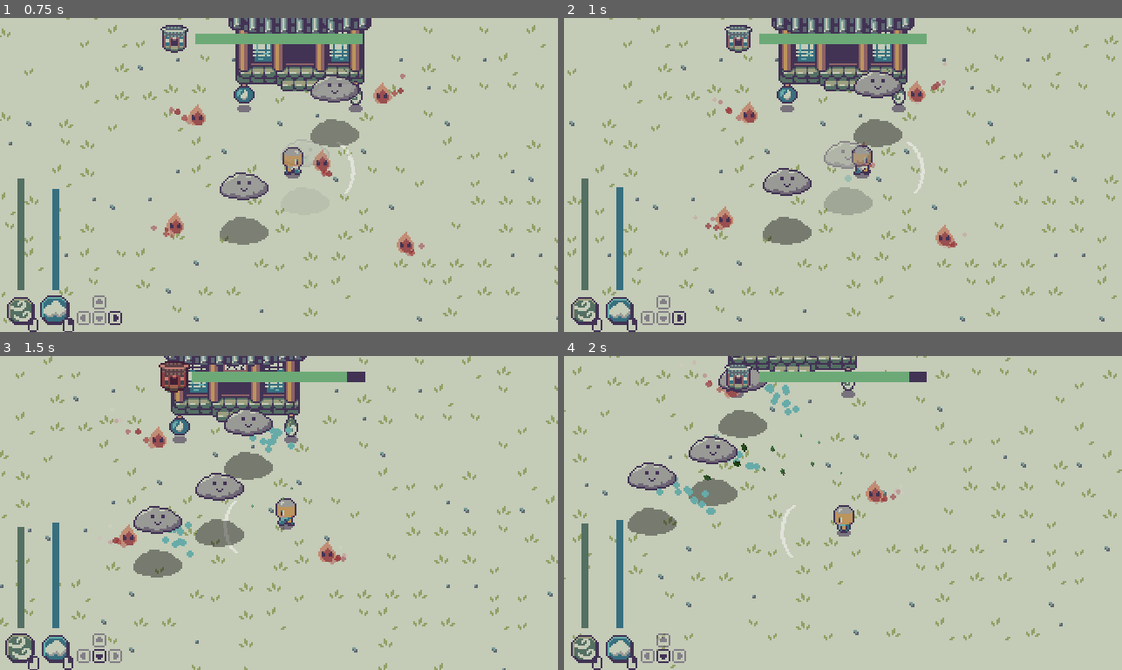
Above: before the commit, frames 1-4 (two rows, left to right).
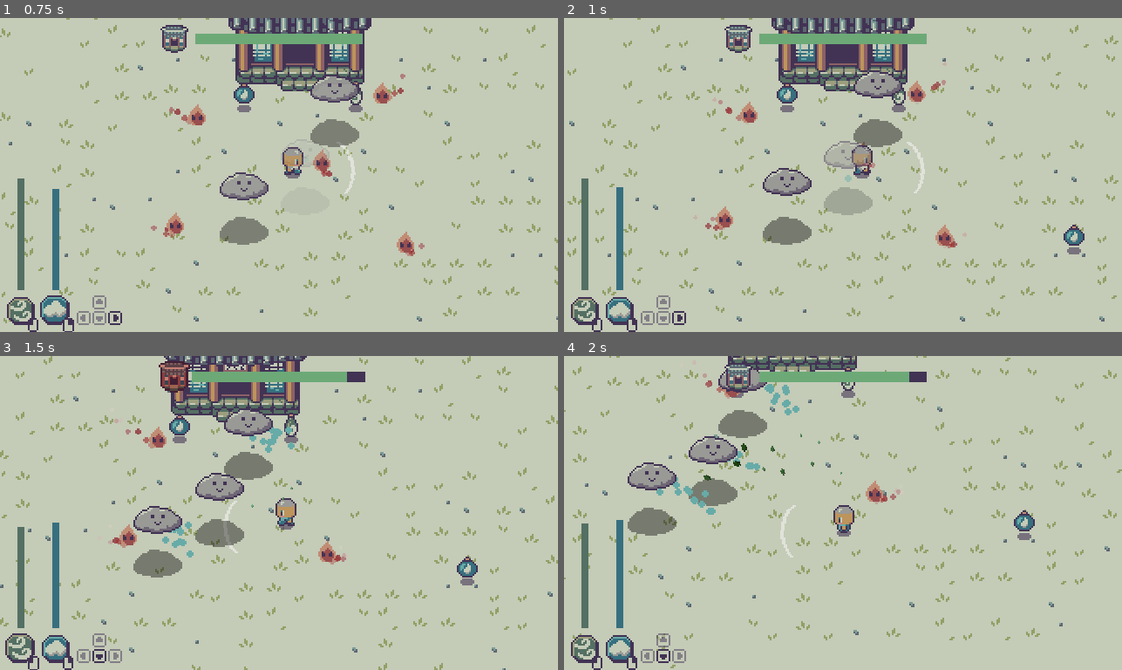
Above: after the commit, the same moments.

Repository: Boyquotes/cloud-keeper
Game: Godot game, scene res://Main.tscn
Two runs of this game, one before a commit and one after it. Both use one fixed random seed, a clock stepped at 60 frames per second and the inputs below.
Inputs (mouse positions are in pixels of both pictures, inside the frame that each line leads up to):
- Up to frame 1 (0.75 s): move the mouse to (401, 159) at 0.52 s; hold D (move_right) from 0.53 s (still down); tap Space (spawn_cloud) at 0.6 s
- Up to frame 2 (1 s): keep holding D (move_right)
- Up to frame 3 (1.5 s): move the mouse to (167, 528) at 1.27 s; release D (move_right) at 1.28 s; hold S (move_down) from 1.28 s (still down); click (167, 528) at 1.35 s
- Up to frame 4 (2 s): keep holding S (move_down)

Frame 1 is identical in both runs. In frame 2, 0.2% of the frame differs, in the area x 89-94%, y 65-76%; in frame 3, 0.2%; in frame 4, 0.2%.

Commit message:
Added item spawner

Diff:
--- a/src/global/Constants.gd
+++ b/src/global/Constants.gd
@@ -1,16 +1,4 @@
 extends Node
 
-
-# Declare member variables here. Examples:
-# var a: int = 2
-# var b: String = "text"
-
-
-# Called when the node enters the scene tree for the first time.
-func _ready() -> void:
-	pass # Replace with function body.
-
-
-# Called every frame. 'delta' is the elapsed time since the previous frame.
-#func _process(delta: float) -> void:
-#	pass
+var WIND_POTION = 1
+var CLOUD_POTION = 2
--- /dev/null
+++ b/src/scenes/world/ItemSpawner.gd
@@ -0,0 +1,28 @@
+extends Polygon2D
+
+signal item_spawn_triggered(item_position, item_type)
+
+export(float) var spawn_wait_time = 10.0
+export(int) var max_items_spawned = 4
+var rng = RandomNumberGenerator.new()
+var possible_item_types = [Constants.WIND_POTION, Constants.CLOUD_POTION]
+
+func _ready() -> void:
+	randomize()
+	$Timer.wait_time = spawn_wait_time
+
+func get_random_position() -> Vector2:
+	if polygon.size() < 4:
+		return Vector2.ZERO
+	var rand_x = rng.randf_range(polygon[0].x, polygon[1].x)
+	var rand_y = rng.randf_range(polygon[0].y, polygon[3].y)
+	return Vector2(rand_x, rand_y)
+
+func get_random_item_type() -> int:
+	var rand_i = rng.randi_range(0, possible_item_types.size() - 1)
+	return possible_item_types[rand_i]
+
+func _on_Timer_timeout() -> void:
+	var items = get_tree().get_nodes_in_group("item")
+	if items.size() < max_items_spawned:
+		emit_signal("item_spawn_triggered", get_random_position(), get_random_item_type())
--- /dev/null
+++ b/src/scenes/world/ItemSpawner.tscn
@@ -0,0 +1,13 @@
+[gd_scene load_steps=2 format=2]
+
+[ext_resource path="res://scenes/world/ItemSpawner.gd" type="Script" id=1]
+
+[node name="ItemSpawner" type="Polygon2D"]
+color = Color( 1, 1, 1, 0 )
+polygon = PoolVector2Array( 0, 64, 320, 64, 320, 192, 0, 192 )
+script = ExtResource( 1 )
+
+[node name="Timer" type="Timer" parent="."]
+autostart = true
+
+[connection signal="timeout" from="Timer" to="." method="_on_Timer_timeout"]
--- /dev/null
+++ b/src/scenes/world/Items.gd
@@ -0,0 +1,13 @@
+extends YSort
+
+var item_scenes = {
+	Constants.WIND_POTION: preload("res://scenes/items/WindPotion.tscn"),
+	Constants.CLOUD_POTION: preload("res://scenes/items/CloudPotion.tscn")
+}
+
+func _on_ItemSpawner_item_spawn_triggered(item_position, item_type) -> void:
+	if !item_scenes.has(item_type):
+		return
+	var new_item = item_scenes[item_type].instance()
+	new_item.global_position = item_position
+	add_child(new_item)
--- a/src/scenes/world/World.tscn
+++ b/src/scenes/world/World.tscn
@@ -11,6 +11,8 @@
 [ext_resource path="res://scenes/world/Enemies.gd" type="Script" id=9]
 [ext_resource path="res://scenes/items/CloudPotion.tscn" type="PackedScene" id=10]
 [ext_resource path="res://scenes/items/WindPotion.tscn" type="PackedScene" id=11]
+[ext_resource path="res://scenes/world/ItemSpawner.tscn" type="PackedScene" id=12]
+[ext_resource path="res://scenes/world/Items.gd" type="Script" id=13]
 
 [sub_resource type="TileSet" id=1]
 0/name = "grass"
@@ -71,6 +73,7 @@
 position = Vector2( 222, 49 )
 
 [node name="Items" type="YSort" parent="Ground"]
+script = ExtResource( 13 )
 
 [node name="WindPotion" parent="Ground/Items" instance=ExtResource( 11 )]
 position = Vector2( 192, 48 )
@@ -94,4 +97,9 @@
 
 [node name="EnemySpawner" parent="." instance=ExtResource( 8 )]
 
+[node name="ItemSpawner" parent="." instance=ExtResource( 12 )]
+spawn_wait_time = 6.0
+max_items_spawned = 6
+
 [connection signal="spawn_triggered" from="EnemySpawner" to="Ground/Enemies" method="_on_EnemySpawner_spawn_triggered"]
+[connection signal="item_spawn_triggered" from="ItemSpawner" to="Ground/Items" method="_on_ItemSpawner_item_spawn_triggered"]
--- a/src/ui/HUD.tscn
+++ b/src/ui/HUD.tscn
@@ -1,9 +1,10 @@
-[gd_scene load_steps=14 format=2]
+[gd_scene load_steps=15 format=2]
 
 [ext_resource path="res://ui/icons.png" type="Texture" id=1]
 [ext_resource path="res://ui/progress_bar.png" type="Texture" id=2]
 [ext_resource path="res://ui/HUD.gd" type="Script" id=3]
 [ext_resource path="res://scenes/world/Shrine.tscn" type="PackedScene" id=4]
+[ext_resource path="res://ui/theme.tres" type="Theme" id=5]
 
 [sub_resource type="Theme" id=1]
 
@@ -42,6 +43,7 @@
 [node name="HUD" type="MarginContainer"]
 anchor_right = 1.0
 anchor_bottom = 1.0
+theme = ExtResource( 5 )
 custom_constants/margin_right = 4
 custom_constants/margin_top = 4
 custom_constants/margin_left = 4
--- a/src/ui/UI.tscn
+++ b/src/ui/UI.tscn
@@ -10,4 +10,3 @@
 [node name="HUD" parent="." instance=ExtResource( 2 )]
 
 [node name="SettingsMenu" parent="." instance=ExtResource( 3 )]
-visible = false
--- a/src/ui/settings/SettingsMenu.gd
+++ b/src/ui/settings/SettingsMenu.gd
@@ -5,6 +5,7 @@
 onready var animation_player: AnimationPlayer = $"%AnimationPlayer"
 
 func _ready():
+	hide()
 	refresh()
 
 func _process(delta: float) -> void:
--- a/src/ui/settings/SettingsMenu.tscn
+++ b/src/ui/settings/SettingsMenu.tscn
@@ -1,8 +1,9 @@
-[gd_scene load_steps=13 format=2]
+[gd_scene load_steps=14 format=2]
 
 [ext_resource path="res://ui/settings/SettingsMenu.gd" type="Script" id=1]
 [ext_resource path="res://ui/icons.png" type="Texture" id=2]
 [ext_resource path="res://ui/settings/ButtonStyleBox.tres" type="StyleBox" id=3]
+[ext_resource path="res://ui/theme.tres" type="Theme" id=4]
 
 [sub_resource type="StyleBoxFlat" id=2]
 bg_color = Color( 0.772549, 0.8, 0.721569, 1 )
@@ -225,6 +226,7 @@
 anchor_right = 1.0
 anchor_bottom = 1.0
 rect_pivot_offset = Vector2( 160, 90 )
+theme = ExtResource( 4 )
 color = Color( 0, 0, 0, 0.470588 )
 script = ExtResource( 1 )
 
--- /dev/null
+++ b/src/ui/theme.tres
@@ -0,0 +1,3 @@
+[gd_resource type="Theme" format=2]
+
+[resource]
Not shown: 1 places in src/scenes/world/World.tscn that only renumber resources
